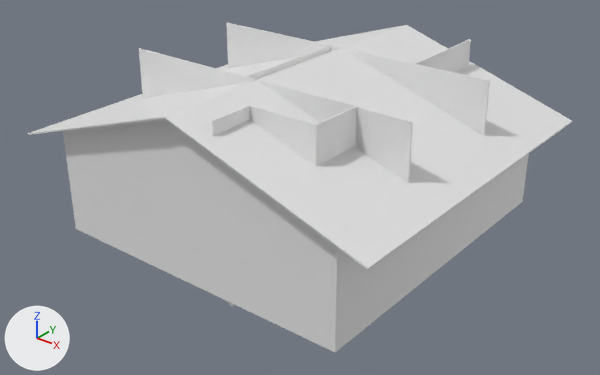
Renders of the Blender file OlgertsKursaDarbs/Assets/WIPBlenderObjects/House/House.blend from each side of a commit.
Camera for both pictures: a camera (50 mm lens) standing at (29.9, -38.1, 25.5) and looking at (0.5, -1.2, 2.7). Arrows for +X, +Y and +Z are at lower left; the lights stay in place.

In view in the first picture: 'Roof', 'SFWalls', 'Walls'.
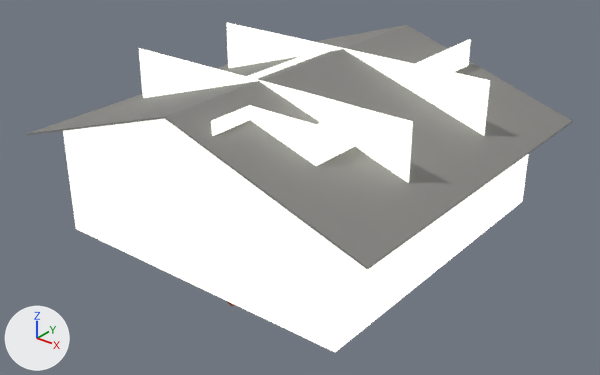
The change, as JSON lines over the scene's bpy script:
```json
{"op": "add", "block": "mat_wallcolor", "code": ["mat_wallcolor = principled_material('WallColor')", "mat_wallcolor.base_color = (0.77, 0.8, 0.53)  # yellow #e3e7c0", "mat_wallcolor.roughness = 0.7", "mat_wallcolor.emission_strength = 1.0"]}
{"op": "add", "block": "mat_floor", "code": ["mat_floor = principled_material('Floor')", "mat_floor.base_color = (0.248, 0.245, 0.233)  # grey #888885", "mat_floor.roughness = 1.0"]}
{"block": "me_plane", "where": "me_plane.from_pydata(...)  # 6 vertices, 2 faces; spans x -12.6..12.6, y -11.6..11.3, z 6.3..10.4"}
{"op": "add", "block": "me_plane", "code": "me_plane.materials.append(mat_floor)  # grey #888885"}
{"block": "me_cube_007", "where": "me_cube_007.from_pydata(...)  # 106 vertices, 88 faces; spans x -10.2..10.2, y -10.6..10.7, z 0.1..10.3"}
{"op": "add", "block": "me_cube_007", "code": "me_cube_007.materials.append(mat_wallcolor)  # yellow #e3e7c0"}
{"block": "me_plane_001", "where": "me_plane_001.from_pydata(...)  # 60 vertices, 23 faces; spans x -10.1..10.2, y -7.2..14.0, z 0.0..6.4"}
{"op": "add", "block": "me_plane_001", "code": "me_plane_001.materials.append(mat_wallcolor)  # yellow #e3e7c0"}
```

Boxes (x1, y1, x2, y2) around the edits, measured in the pictures (600 x 375 px):
```json
{"object": "Walls", "change": "recoloured", "before": [63, 119, 529, 352], "after": [63, 119, 529, 352], "on screen": "grey to white"}
{"object": "Roof", "change": "recoloured", "before": [27, 25, 572, 270], "after": [27, 25, 572, 270], "on screen": "white to grey"}
{"object": "SFWalls", "change": "recoloured", "before": [139, 23, 490, 183], "after": [139, 23, 490, 183]}
```
